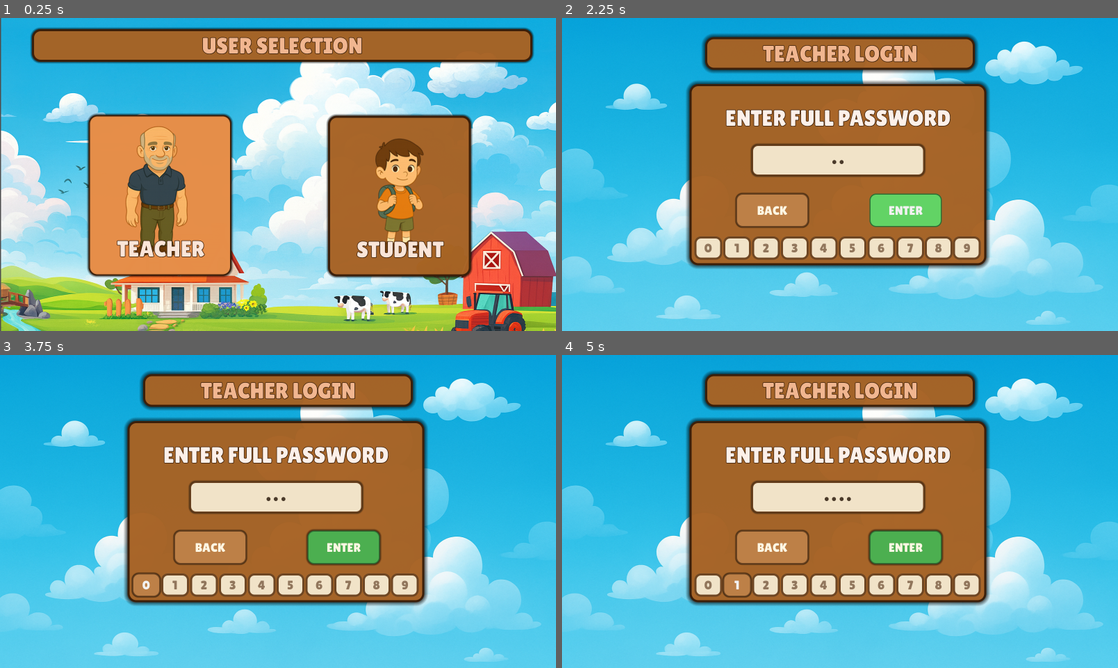
Above: before the commit, frames 1-4 (two rows, left to right).
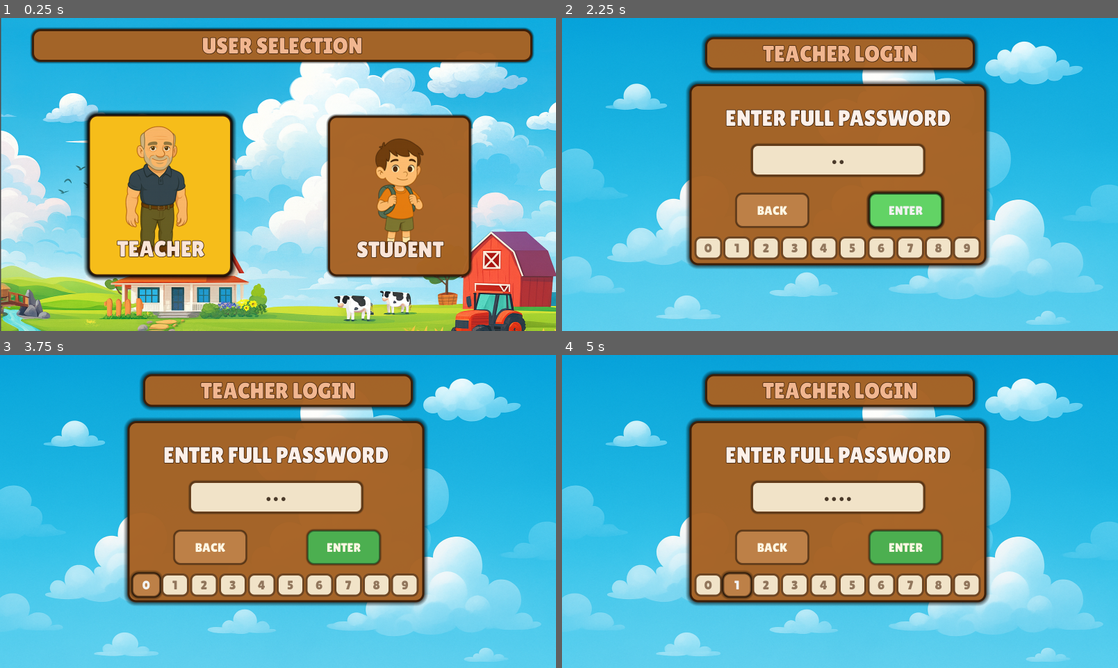
Above: after the commit, the same moments.

Repository: HumaidEbrahim/Arcademia
Game: Godot game, scene res://ui/menu/StartScreen/user_selection.tscn
The game is run twice, just before and just after one commit, with the same random seed, the same clock (stepped at 60 frames per second) and the same inputs. Sound files missing from this copy of the repository are replaced by a short silence.
Inputs (mouse positions are in pixels of both pictures, inside the frame that each line leads up to):
- Up to frame 1 (0.25 s): no input
- Up to frame 2 (2.25 s): click "TEACHER" at 0.5 s; click (840, 158) at 1.27 s; type "12" at 1.35 s; click "ENTER" at 2 s
- Up to frame 3 (3.75 s): click "ENTER" at 2.75 s; click "0" at 3.5 s
- Up to frame 4 (5 s): click "1" at 4.25 s

The runs differ from the first frame. In frame 1, 11% of the frame differs, in the area x 15-43%, y 29-84%; in frame 2, 0.4%; in frame 3, 0.1%; in frame 4, 0.1%.

Commit message:
Fixed UI

Diff:
--- a/project.godot
+++ b/project.godot
@@ -31,7 +31,6 @@
 
 window/size/viewport_width=1600
 window/size/viewport_height=900
-window/size/mode=3
 window/stretch/mode="viewport"
 
 [input]
--- a/ui/menu/StartScreen/user_selection.tscn
+++ b/ui/menu/StartScreen/user_selection.tscn
@@ -34,7 +34,7 @@
 shadow_size = 5
 
 [sub_resource type="StyleBoxFlat" id="StyleBoxFlat_ffrsd"]
-bg_color = Color(0.92549, 0.572549, 0.298039, 0.905882)
+bg_color = Color(0.9647059, 0.7411765, 0.101960786, 1)
 border_width_left = 4
 border_width_top = 4
 border_width_right = 4
@@ -44,6 +44,8 @@
 corner_radius_top_right = 24
 corner_radius_bottom_right = 24
 corner_radius_bottom_left = 24
+shadow_color = Color(0, 0, 0, 0.8784314)
+shadow_size = 15
 
 [node name="UserSelection" type="Control"]
 layout_mode = 3
--- a/ui/menu/StudentMenu/help.gd
+++ b/ui/menu/StudentMenu/help.gd
@@ -7,8 +7,16 @@
 @onready var LblDisplay: Label   = get_node_or_null("Background/CardDisplay/LblDisplay")
 @export var default_text := "Focus or hover a block to see what it does."
 
+# Pop settings
+const POP_SCALE := 1.15
+const POP_TIME  := 0.08
+
+# Typed caches
+var _base_scales: Dictionary[NodePath, Vector2] = {}
+var _tweens: Dictionary[NodePath, Tween] = {}
+
 # Map: node path → help text
-var help_texts := {
+var help_texts: Dictionary[String, String] = {
 	# Movement
 	"Background/CardMovement/MoveUp":    "Move your character one tile up.",
 	"Background/CardMovement/MoveDown":  "Move your character one tile down.",
@@ -37,31 +45,36 @@
 }
 
 func _ready() -> void:
-	BtnBack.grab_focus()
-	# Back button
 	if BtnBack:
 		BtnBack.pressed.connect(_on_back_pressed)
-	else:
-		push_warning("Back button not found at Background/BtnBack")
-
-	# Default text
+		BtnBack.grab_focus()
 	if LblDisplay:
 		LblDisplay.text = default_text
-	else:
-		push_warning("Label not found at Background/CardDisplay/LblDisplay")
 
-	# Wire all blocks listed above
+	# Wire all focusable blocks
 	for path in help_texts.keys():
-		var n := get_node_or_null(path)
-		if n and n is Control:
-			var c := n as Control
+		var n: Node = get_node_or_null(path)
+		if n != null and n is Control:
+			var c: Control = n as Control
 			c.focus_mode = Control.FOCUS_ALL
-			c.mouse_entered.connect(func(): _show_help(path))
-			c.mouse_exited.connect(_clear_help)
-			c.focus_entered.connect(func(): _show_help(path))
-			c.focus_exited.connect(_clear_help)
+			_center_pivot(c)
+			c.resized.connect(func(): _center_pivot(c)) # keep pivot centered if resized
+
+			# Input events
+			c.mouse_entered.connect(func(): _on_focus_enter(c, path))
+			c.mouse_exited.connect(func(): _on_focus_exit(c))
+			c.focus_entered.connect(func(): _on_focus_enter(c, path))
+			c.focus_exited.connect(func(): _on_focus_exit(c))
 		else:
 			push_warning("Block not found or not a Control: " + path)
+
+func _on_focus_enter(node: Control, path: String) -> void:
+	_show_help(path)
+	_pop_in(node)
+
+func _on_focus_exit(node: Control) -> void:
+	_clear_help()
+	_pop_out(node)
 
 func _show_help(path: String) -> void:
 	if LblDisplay and help_texts.has(path):
@@ -73,3 +86,45 @@
 
 func _on_back_pressed() -> void:
 	get_tree().change_scene_to_file(MAIN_MENU_PATH)
+
+# -----------------------
+# Pop effect (scale only)
+# -----------------------
+
+func _pop_in(node: Control) -> void:
+	if not (node is TextureRect):
+		return
+	var trs: TextureRect = node as TextureRect
+	var key: NodePath = trs.get_path()
+
+	# Record base scale once
+	if not _base_scales.has(key):
+		_base_scales[key] = trs.scale
+
+	_kill_tween(key)
+	var tw: Tween = create_tween().set_trans(Tween.TRANS_BACK).set_ease(Tween.EASE_OUT)
+	tw.tween_property(trs, "scale", _base_scales[key] * POP_SCALE, POP_TIME)
+	_tweens[key] = tw
+
+func _pop_out(node: Control) -> void:
+	if not (node is TextureRect):
+		return
+	var trs: TextureRect = node as TextureRect
+	var key: NodePath = trs.get_path()
+	var base: Vector2 = _base_scales.get(key, trs.scale)
+
+	_kill_tween(key)
+	var tw: Tween = create_tween().set_trans(Tween.TRANS_BACK).set_ease(Tween.EASE_OUT)
+	tw.tween_property(trs, "scale", base, POP_TIME)
+	_tweens[key] = tw
+
+func _kill_tween(key: NodePath) -> void:
+	if _tweens.has(key):
+		var t: Tween = _tweens[key]
+		if is_instance_valid(t):
+			t.kill()
+		_tweens.erase(key)
+
+func _center_pivot(c: Control) -> void:
+	# Scale from center so the pop is symmetrical.
+	c.pivot_offset = c.size * 0.5
--- a/ui/menu/StudentMenu/main_menu.tscn
+++ b/ui/menu/StudentMenu/main_menu.tscn
@@ -67,7 +67,7 @@
 expand_margin_top = 5.0
 expand_margin_right = 5.0
 expand_margin_bottom = 5.0
-shadow_size = 12
+shadow_size = 15
 shadow_offset = Vector2(0.6, 0)
 
 [node name="MainMenu" type="Control"]
--- a/ui/menu/StudentScreens/avatar_selection.tscn
+++ b/ui/menu/StudentScreens/avatar_selection.tscn
@@ -6,17 +6,18 @@
 [ext_resource type="FontFile" uid="uid://dxnpu45uo35il" path="res://assets/IngeUI/LilitaOne-Regular.ttf" id="4_hpvu0"]
 [ext_resource type="Texture2D" uid="uid://bdo41wcbjqd0n" path="res://assets/IngeUI/UIAvatars/stickergirl.png" id="5_i6fq2"]
 
-[sub_resource type="StyleBoxFlat" id="StyleBoxFlat_uan72"]
-bg_color = Color(0.92549, 0.572549, 0.298039, 0.905882)
-border_width_left = 4
-border_width_top = 4
-border_width_right = 4
-border_width_bottom = 4
-border_color = Color(0.231373, 0.121569, 0.0392157, 1)
-corner_radius_top_left = 24
-corner_radius_top_right = 24
-corner_radius_bottom_right = 24
-corner_radius_bottom_left = 24
+[sub_resource type="StyleBoxFlat" id="StyleBoxFlat_1ntwm"]
+bg_color = Color(0.769681, 0.45838, 0.181348, 1)
+border_width_left = 6
+border_width_top = 6
+border_width_right = 6
+border_width_bottom = 6
+border_color = Color(0.231373, 0.121569, 0.0392157, 1)
+corner_radius_top_left = 24
+corner_radius_top_right = 24
+corner_radius_bottom_right = 24
+corner_radius_bottom_left = 24
+shadow_size = 6
 
 [sub_resource type="StyleBoxFlat" id="StyleBoxFlat_8fl76"]
 bg_color = Color(0.682353, 0.4, 0.145098, 0.933333)
@@ -31,18 +32,18 @@
 corner_radius_bottom_left = 24
 shadow_size = 5
 
-[sub_resource type="StyleBoxFlat" id="StyleBoxFlat_1ntwm"]
-bg_color = Color(0.769681, 0.45838, 0.181348, 1)
-border_width_left = 6
-border_width_top = 6
-border_width_right = 6
-border_width_bottom = 6
-border_color = Color(0.231373, 0.121569, 0.0392157, 1)
-corner_radius_top_left = 24
-corner_radius_top_right = 24
-corner_radius_bottom_right = 24
-corner_radius_bottom_left = 24
-shadow_size = 6
+[sub_resource type="StyleBoxFlat" id="StyleBoxFlat_uan72"]
+bg_color = Color(0.9647059, 0.7411765, 0.101960786, 1)
+border_width_left = 4
+border_width_top = 4
+border_width_right = 4
+border_width_bottom = 4
+border_color = Color(0.231373, 0.121569, 0.0392157, 1)
+corner_radius_top_left = 24
+corner_radius_top_right = 24
+corner_radius_bottom_right = 24
+corner_radius_bottom_left = 24
+shadow_size = 15
 
 [sub_resource type="StyleBoxFlat" id="StyleBoxFlat_opcwc"]
 bg_color = Color(0.682353, 0.4, 0.145098, 0.933333)
@@ -92,10 +93,10 @@
 focus_neighbor_left = NodePath("../Girl")
 focus_neighbor_right = NodePath("../Girl")
 focus_next = NodePath("../Girl")
+theme_override_styles/normal = SubResource("StyleBoxFlat_1ntwm")
+theme_override_styles/pressed = SubResource("StyleBoxFlat_8fl76")
+theme_override_styles/hover = SubResource("StyleBoxFlat_uan72")
 theme_override_styles/focus = SubResource("StyleBoxFlat_uan72")
-theme_override_styles/hover = SubResource("StyleBoxFlat_uan72")
-theme_override_styles/pressed = SubResource("StyleBoxFlat_8fl76")
-theme_override_styles/normal = SubResource("StyleBoxFlat_1ntwm")
 icon = ExtResource("3_ddjhc")
 icon_alignment = 1
 
@@ -137,10 +138,10 @@
 focus_neighbor_left = NodePath("../Boy")
 focus_neighbor_right = NodePath("../Boy")
 focus_next = NodePath("../Boy")
+theme_override_styles/normal = SubResource("StyleBoxFlat_1ntwm")
+theme_override_styles/pressed = SubResource("StyleBoxFlat_1ntwm")
+theme_override_styles/hover = SubResource("StyleBoxFlat_uan72")
 theme_override_styles/focus = SubResource("StyleBoxFlat_uan72")
-theme_override_styles/hover = SubResource("StyleBoxFlat_uan72")
-theme_override_styles/pressed = SubResource("StyleBoxFlat_1ntwm")
-theme_override_styles/normal = SubResource("StyleBoxFlat_1ntwm")
 icon = ExtResource("5_i6fq2")
 icon_alignment = 1
 
--- a/ui/menu/StudentScreens/new_student.tscn
+++ b/ui/menu/StudentScreens/new_student.tscn
@@ -56,6 +56,7 @@
 corner_radius_top_right = 18
 corner_radius_bottom_right = 18
 corner_radius_bottom_left = 18
+shadow_size = 10
 
 [sub_resource type="StyleBoxFlat" id="StyleBoxFlat_hgobl"]
 bg_color = Color(0.298039, 0.686275, 0.313726, 1)
@@ -93,6 +94,7 @@
 corner_radius_top_right = 18
 corner_radius_bottom_right = 18
 corner_radius_bottom_left = 18
+shadow_size = 10
 
 [sub_resource type="StyleBoxFlat" id="StyleBoxFlat_j4dr5"]
 bg_color = Color(0.682353, 0.4, 0.145098, 0.933333)
--- a/ui/menu/TeacherLogin/teacher_login.tscn
+++ b/ui/menu/TeacherLogin/teacher_login.tscn
@@ -67,6 +67,7 @@
 corner_radius_top_right = 18
 corner_radius_bottom_right = 18
 corner_radius_bottom_left = 18
+shadow_size = 10
 
 [sub_resource type="StyleBoxFlat" id="StyleBoxFlat_8t7ho"]
 bg_color = Color(0.298039, 0.686275, 0.313726, 1)
@@ -104,6 +105,7 @@
 corner_radius_top_right = 18
 corner_radius_bottom_right = 18
 corner_radius_bottom_left = 18
+shadow_size = 10
 
 [sub_resource type="StyleBoxFlat" id="StyleBoxFlat_m1ron"]
 bg_color = Color(0.945098, 0.890196, 0.784314, 1)
--- a/ui/menu/TeacherProfileManagement/insert.tscn
+++ b/ui/menu/TeacherProfileManagement/insert.tscn
@@ -99,6 +99,7 @@
 corner_radius_top_right = 18
 corner_radius_bottom_right = 18
 corner_radius_bottom_left = 18
+shadow_size = 10
 
 [sub_resource type="StyleBoxFlat" id="StyleBoxFlat_ax2m2"]
 bg_color = Color(0.298039, 0.686275, 0.313726, 1)
@@ -136,6 +137,7 @@
 corner_radius_top_right = 18
 corner_radius_bottom_right = 18
 corner_radius_bottom_left = 18
+shadow_size = 10
 
 [node name="Insert" type="Control"]
 layout_mode = 3
--- a/ui/menu/TeacherProfileManagement/scoring.tscn
+++ b/ui/menu/TeacherProfileManagement/scoring.tscn
@@ -54,6 +54,7 @@
 corner_radius_top_right = 18
 corner_radius_bottom_right = 18
 corner_radius_bottom_left = 18
+shadow_size = 10
 
 [sub_resource type="StyleBoxFlat" id="StyleBoxFlat_utmco"]
 bg_color = Color(0.682353, 0.4, 0.145098, 0.933333)
--- a/ui/menu/TeacherProfileManagement/update.tscn
+++ b/ui/menu/TeacherProfileManagement/update.tscn
@@ -105,6 +105,7 @@
 corner_radius_top_right = 18
 corner_radius_bottom_right = 18
 corner_radius_bottom_left = 18
+shadow_size = 10
 
 [sub_resource type="StyleBoxFlat" id="StyleBoxFlat_8ch5v"]
 bg_color = Color(0.298039, 0.686275, 0.313726, 1)
@@ -142,6 +143,7 @@
 corner_radius_top_right = 18
 corner_radius_bottom_right = 18
 corner_radius_bottom_left = 18
+shadow_size = 10
 
 [sub_resource type="StyleBoxFlat" id="StyleBoxFlat_av3y0"]
 bg_color = Color(0.91459835, 0.7412062, 0.18900526, 1)
@@ -169,7 +171,7 @@
 corner_radius_bottom_right = 18
 corner_radius_bottom_left = 18
 shadow_color = Color(0, 0, 0, 0.643137)
-shadow_size = 4
+shadow_size = 10
 
 [sub_resource type="StyleBoxFlat" id="StyleBoxFlat_bcubo"]
 bg_color = Color(1, 0.21960784, 0.08627451, 1)
@@ -211,7 +213,7 @@
 corner_radius_bottom_right = 18
 corner_radius_bottom_left = 18
 shadow_color = Color(0, 0, 0, 0.643137)
-shadow_size = 4
+shadow_size = 10
 
 [sub_resource type="StyleBoxFlat" id="StyleBoxFlat_rf486"]
 bg_color = Color(0.682353, 0.4, 0.145098, 0.933333)
@@ -263,6 +265,7 @@
 corner_radius_top_right = 18
 corner_radius_bottom_right = 18
 corner_radius_bottom_left = 18
+shadow_size = 10
 
 [node name="Update" type="Control"]
 layout_mode = 3
@@ -772,9 +775,9 @@
 anchors_preset = 2
 anchor_top = 1.0
 anchor_bottom = 1.0
-offset_left = 2.0
+offset_left = 3.0
 offset_top = 62.0
-offset_right = 324.0
+offset_right = 325.0
 offset_bottom = 158.0
 grow_vertical = 0
 theme_override_colors/font_color = Color(1, 0.968627, 0.890196, 1)
@@ -795,10 +798,10 @@
 anchor_top = 1.0
 anchor_right = 1.0
 anchor_bottom = 1.0
-offset_left = 223.0
-offset_top = 63.0
-offset_right = 548.0
-offset_bottom = 159.0
+offset_left = -328.0
+offset_top = 62.0
+offset_right = -9.0
+offset_bottom = 158.0
 grow_horizontal = 0
 grow_vertical = 0
 theme_override_colors/font_color = Color(1, 0.968627, 0.890196, 1)
@@ -817,10 +820,10 @@
 anchors_preset = 2
 anchor_top = 1.0
 anchor_bottom = 1.0
-offset_left = 465.0
-offset_top = 62.0
-offset_right = 691.0
-offset_bottom = 158.0
+offset_left = 366.0
+offset_top = 61.0
+offset_right = 484.0
+offset_bottom = 157.0
 grow_vertical = 0
 theme_override_colors/font_color = Color(1, 0.968627, 0.890196, 1)
 theme_override_colors/font_focus_color = Color(1, 0.968627, 0.890196, 1)
@@ -831,18 +834,18 @@
 theme_override_styles/pressed = SubResource("StyleBoxFlat_alyyl")
 theme_override_styles/hover = SubResource("StyleBoxFlat_ackwh")
 theme_override_styles/focus = SubResource("StyleBoxFlat_ackwh")
-text = "  SCORE"
 icon = ExtResource("6_wry8j")
 alignment = 0
+icon_alignment = 1
 
 [node name="BtnDelete" type="Button" parent="Card"]
 layout_mode = 1
 anchors_preset = 2
 anchor_top = 1.0
 anchor_bottom = 1.0
-offset_left = 727.0
+offset_left = 1077.0
 offset_top = 62.0
-offset_right = 953.0
+offset_right = 1303.0
 offset_bottom = 158.0
 grow_vertical = 0
 theme_override_colors/font_color = Color(1, 0.968627, 0.890196, 1)
Not shown, added: ui/menu/StudentMenu/help.tscn2837240365.tmp
